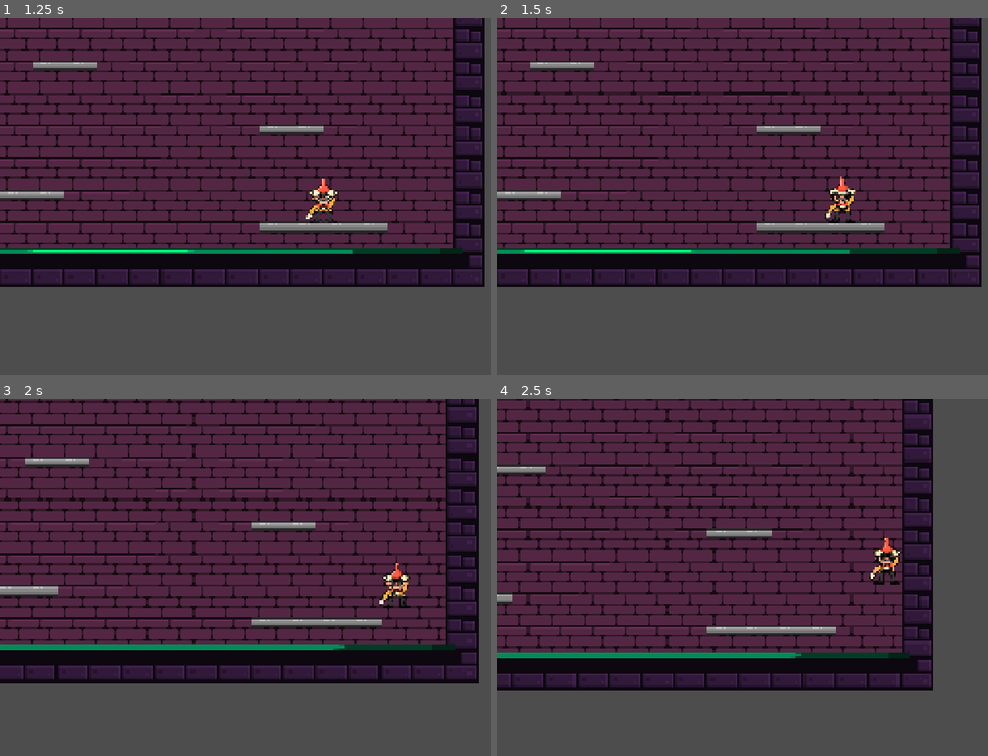
Above: before the commit, frames 1-4 (two rows, left to right).
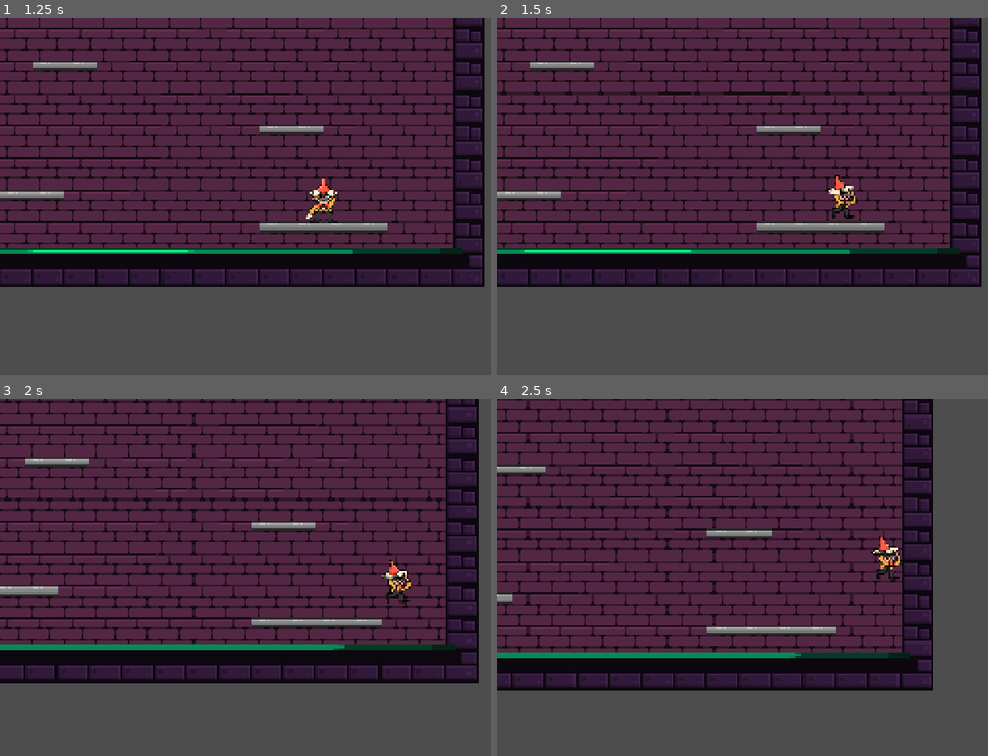
Above: after the commit, the same moments.

Repository: mokoszerosy/giera-dzamik-v4
Game: Godot game, scene res://scenes/main_menu.tscn
Two runs of this game, one before a commit and one after it. Both use one fixed random seed, a clock stepped at 60 frames per second and the inputs below. The engine's default icon, where the game draws it, is replaced by a stand-in: a white triangle on a blue panel in a dark square.
Inputs:
- Up to frame 1 (1.25 s): click "Play" at 0.5 s
- Up to frame 2 (1.5 s): hold Right (move_right) from 1.28 s (still down)
- Up to frame 3 (2 s): keep holding Right (move_right); tap Space (jump) at 1.52 s
- Up to frame 4 (2.5 s): keep holding Right (move_right); tap Space (jump) at 2.27 s

Frame 1 is identical in both runs. In frame 2, 0.5% of the frame differs, in the area x 66-74%, y 43-58%; in frame 3, 0.5%; in frame 4, 0.5%.

Commit message:
feat: running anim works

Diff:
--- a/gieranadzamik4/scenes/levels/level_1.tscn
+++ b/gieranadzamik4/scenes/levels/level_1.tscn
@@ -30,7 +30,7 @@
 width = 4
 
 [node name="Platform8" parent="." index="7" unique_id=1201461312 instance=ExtResource("2_6iamk")]
-position = Vector2(1056, -480)
+position = Vector2(1152, -480)
 width = 2
 
 [node name="Platform11" parent="." index="8" unique_id=691514647 instance=ExtResource("2_6iamk")]
@@ -44,7 +44,7 @@
 
 [node name="Platform13" parent="." index="10" unique_id=1101787628 instance=ExtResource("2_6iamk")]
 position = Vector2(384, -1728)
-width = 4
+width = 6
 
 [node name="Platform14" parent="." index="11" unique_id=1430473119 instance=ExtResource("2_6iamk")]
 position = Vector2(1344, -2304)
--- a/gieranadzamik4/scripts/player.gd
+++ b/gieranadzamik4/scripts/player.gd
@@ -25,8 +25,14 @@
 	var direction := Input.get_axis("move_left", "move_right")
 	if direction:
 		velocity.x = direction * horizontal_speed
+		anim_sprite.play("run_left")
+		if direction > 0:
+			anim_sprite.flip_h = true
+		else:
+			anim_sprite.flip_h = false
 	else:
 		velocity.x = move_toward(velocity.x, 0, horizontal_speed)
+		anim_sprite.play("idle")
 
 func do_bounces(old_velocity: Vector2):
 	var normal = Vector2()
